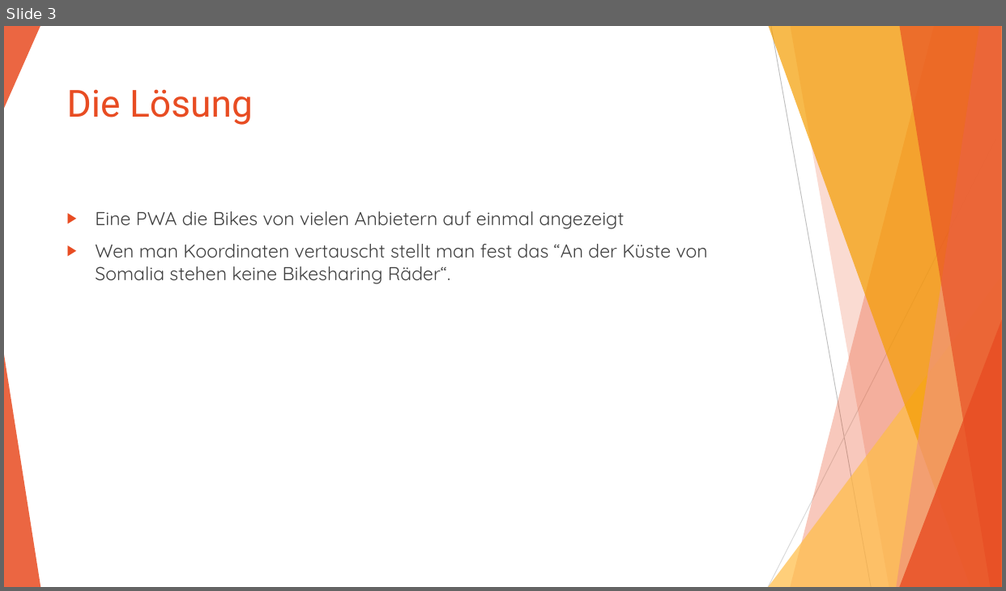
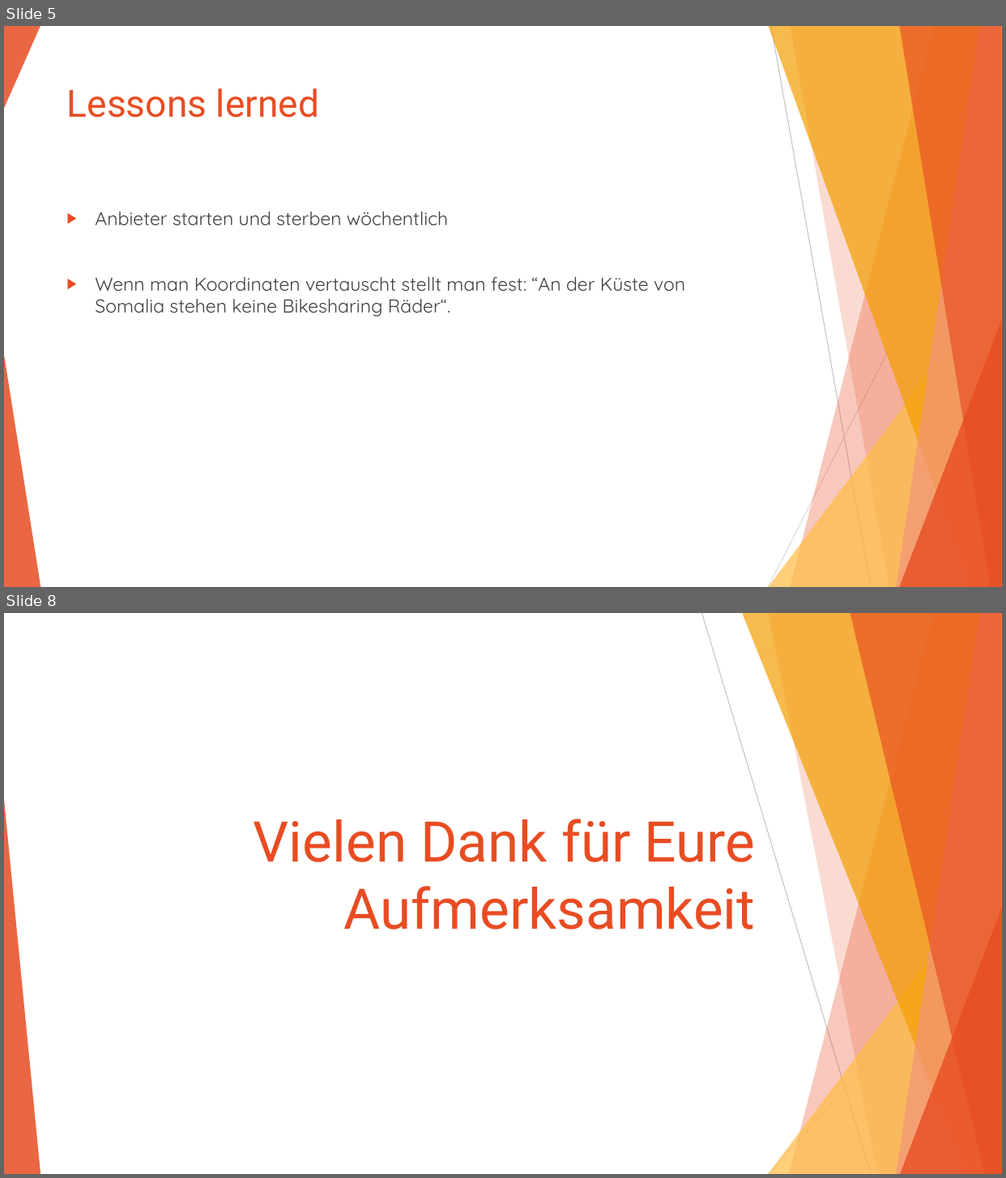
Before and after one commit to Jugendhackt/VUBA, a slide deck: VUBA.pptx. Shown one above the other, each under a label of ours: slide 3 before the commit, slides 5 and 8 after it; the slides between them are not shown. The pictures are 1006x591 and 1006x1178 pixels, drawn with LibreOffice and Linux fonts; fonts in the diff are those of the drawing. Boxes give left, top, right and bottom in pixels: in the first picture for what was removed or moved away, otherwise in the second. Text is boxed around its words. In the diff, an @@ line names an element or a change of style, - is before the commit and + after.

```diff
--- a/VUBA.pptx
+++ b/VUBA.pptx
@@ slide 8 added at (x1=4, y1=613, x2=1002, y2=1174), background #FFFFFF; not listed: 2 template elements that a slide beside it also shows @@
@@ group added at (x1=4, y1=613, x2=1002, y2=1174): 4 freeform shapes, 2 lines, 2 triangles @@
@@ title added at (x1=253, y1=819, x2=756, y2=930), 54 pt, text #E84C22 @@
+Vielen Dank für Eure Aufmerksamkeit
@@ what was slide 3 is now slide 5 @@
@@ slide 5 changed as well @@
@@ title at (x1=67, y1=88, x2=319, y2=118): text changed @@
-Die Lösung
+Lessons lerned
@@ text at (x1=95, y1=211, x2=685, y2=317): text changed @@
-▶ Eine PWA die Bikes von vielen Anbietern auf einmal angezeigt
-▶ Wen man Koordinaten vertauscht stellt man fest das “An der Küste von Somalia stehen keine Bikesharing Räder“.
+▶ Anbieter starten und sterben wöchentlich
+▶ Wenn man Koordinaten vertauscht stellt man fest: “An der Küste von Somalia stehen keine Bikesharing Räder“.
```
Also in this commit, not shown: 4 other slides changed, 2 other slides added.
